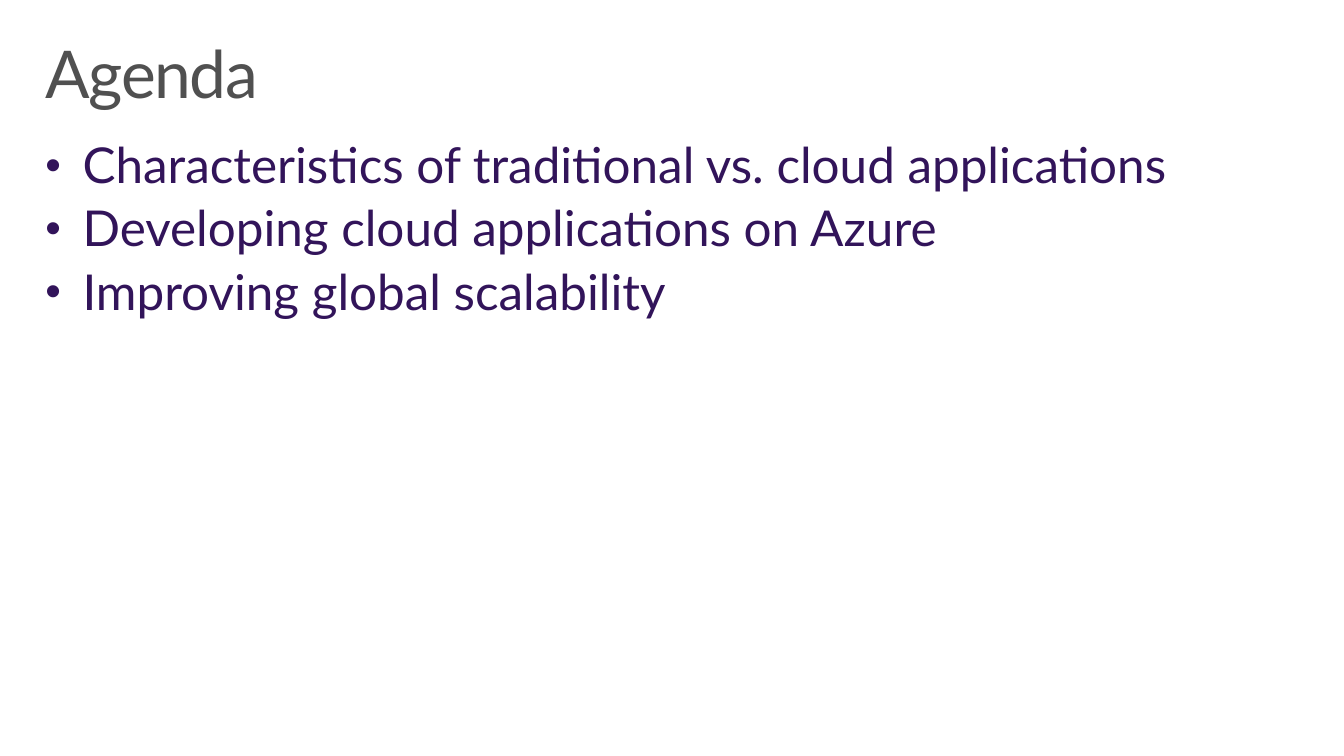
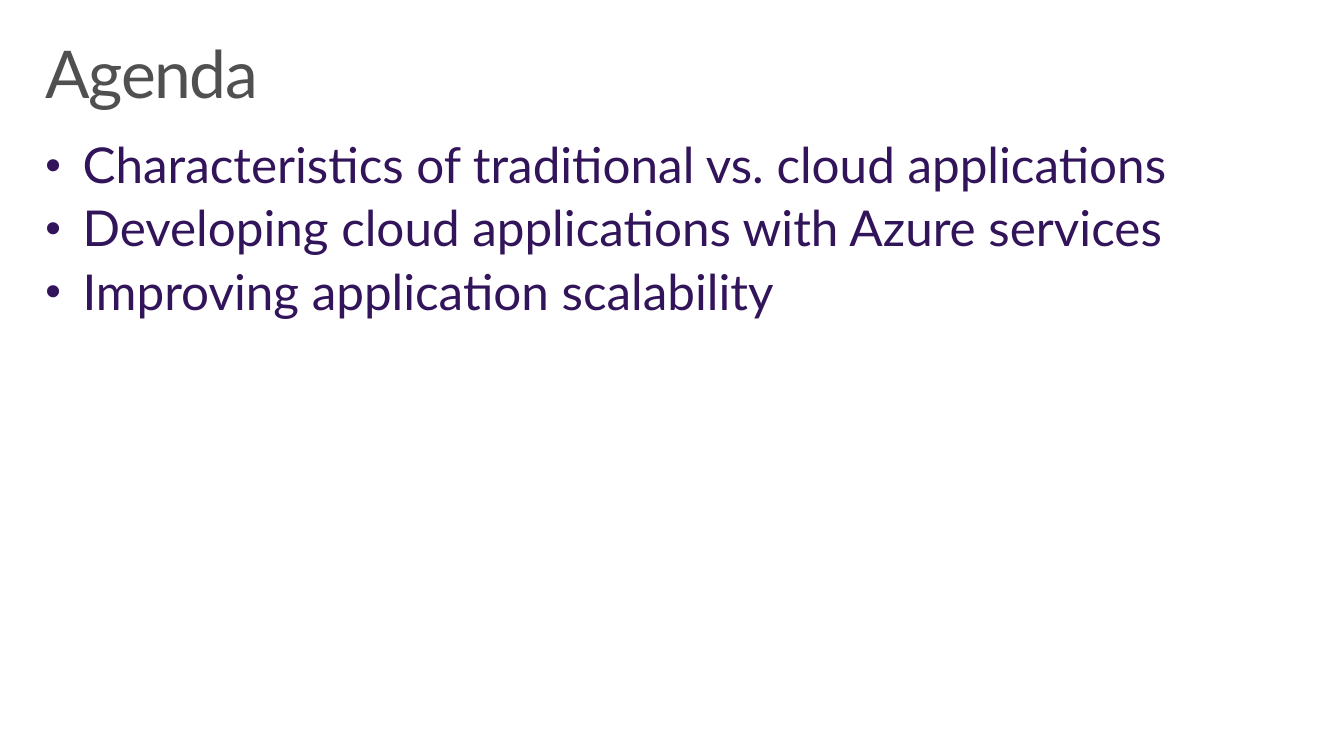
Before and after one commit to wely/DevCamp, a slide deck: slide 2 of Presentation/Module02-ModernCloudApps.pptx. Drawn at 1344x756 pixels with LibreOffice and Linux fonts; fonts in the diff are those of the drawing; background and template pictures are left out. Boxes give left, top, right and bottom in pixels: in the first picture for what was removed or moved away, otherwise in the second. Text is boxed around its words. In the diff, an @@ line names an element or a change of style, - is before the commit and + after.

Commit message:
Updated deck with scalability content

```diff
--- a/Presentation/Module02-ModernCloudApps.pptx
+++ b/Presentation/Module02-ModernCloudApps.pptx
@@ text at (83, 209, 1161, 319): text changed @@
-• Developing cloud applications on Azure
-• Improving global scalability
+• Developing cloud applications with Azure services
+• Improving application scalability
```
Also in this commit, not shown: 7 other slides changed, 6 slides added, 2 slides removed.
